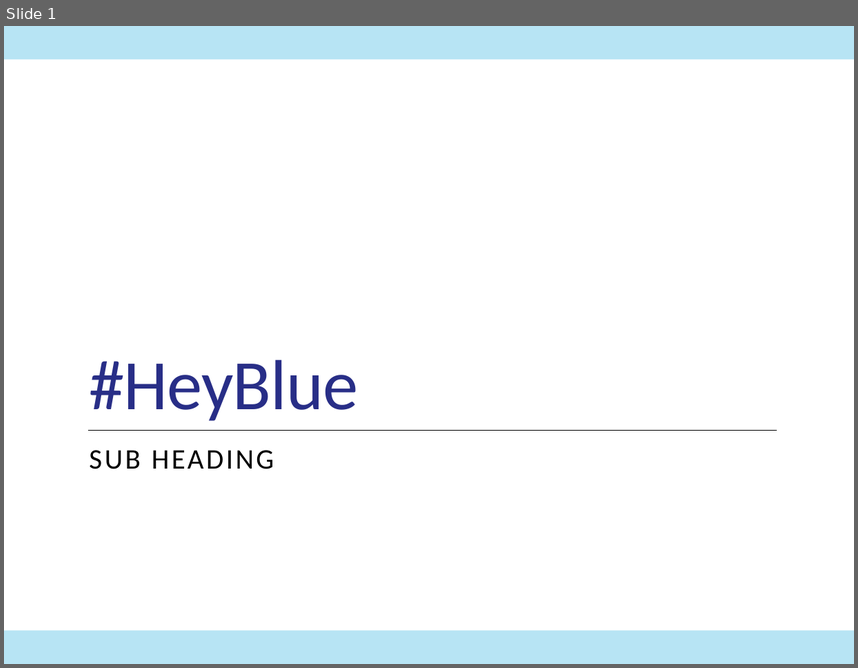
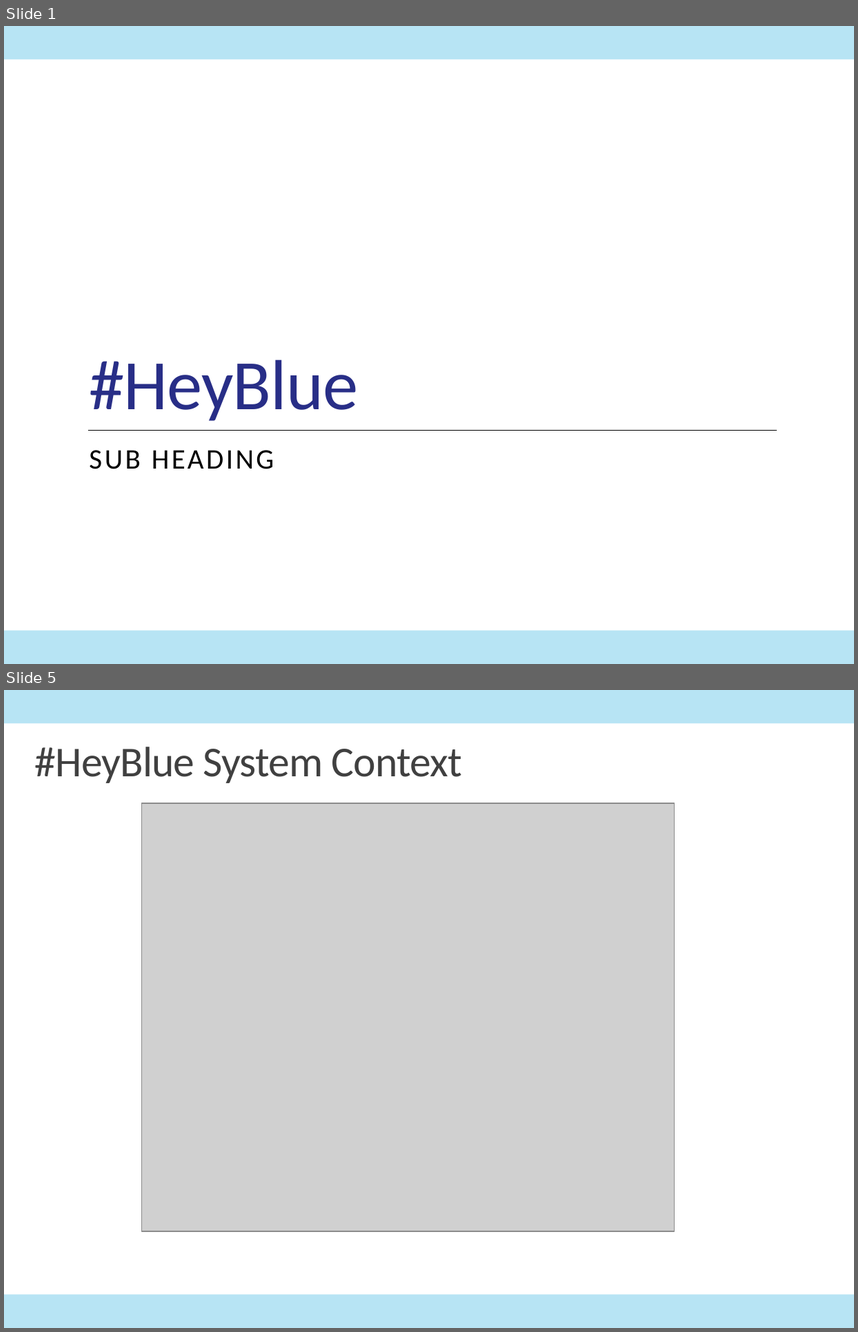
Before and after one commit to ITDependsQ42022/Hey-Blue, a slide deck: HeyBlue.pptx. Shown one above the other, each under a label of ours: slide 1 before the commit, slides 1 and 5 after it; the slides between them are not shown. The pictures are 858x668 and 858x1332 pixels, drawn with LibreOffice and Linux fonts; fonts in the diff are those of the drawing; grey boxes stand for pictures. Boxes give left, top, right and bottom in pixels: in the first picture for what was removed or moved away, otherwise in the second. Text is boxed around its words. In the diff, an @@ line names an element or a change of style, - is before the commit and + after.

```diff
--- a/HeyBlue.pptx
+++ b/HeyBlue.pptx
@@ slide 5 added at bbox=[4, 690, 854, 1328], background #FFFFFF; not listed: 2 template elements that a slide beside it also shows @@
@@ title added at bbox=[35, 747, 462, 783], 36 pt, text #404040 @@
+#HeyBlue System Context
@@ picture added at bbox=[142, 803, 675, 1231] @@
```
Also in this commit, not shown: 2 slides changed, 1 other slide added, 5 slides removed, 11 other files.
